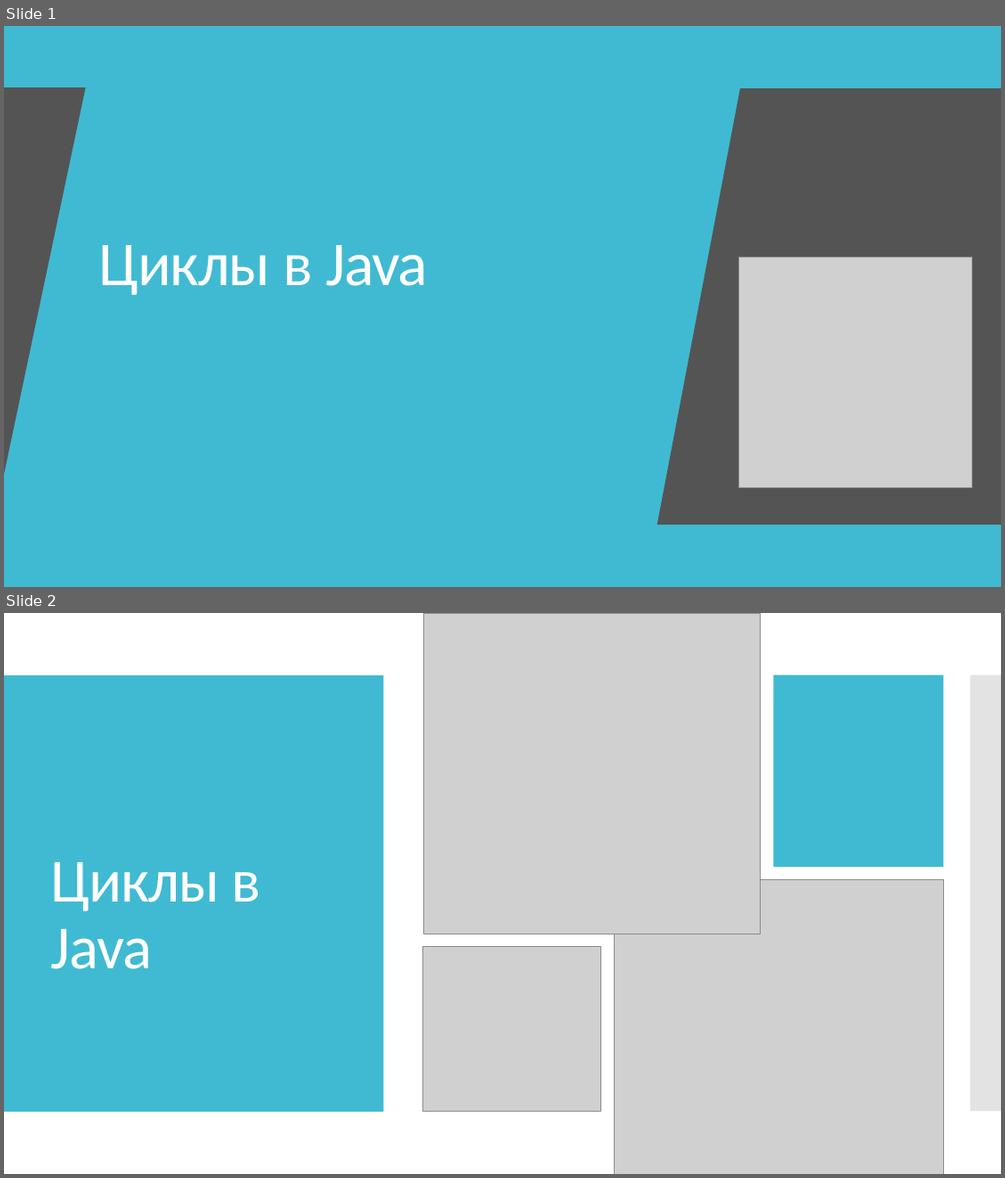
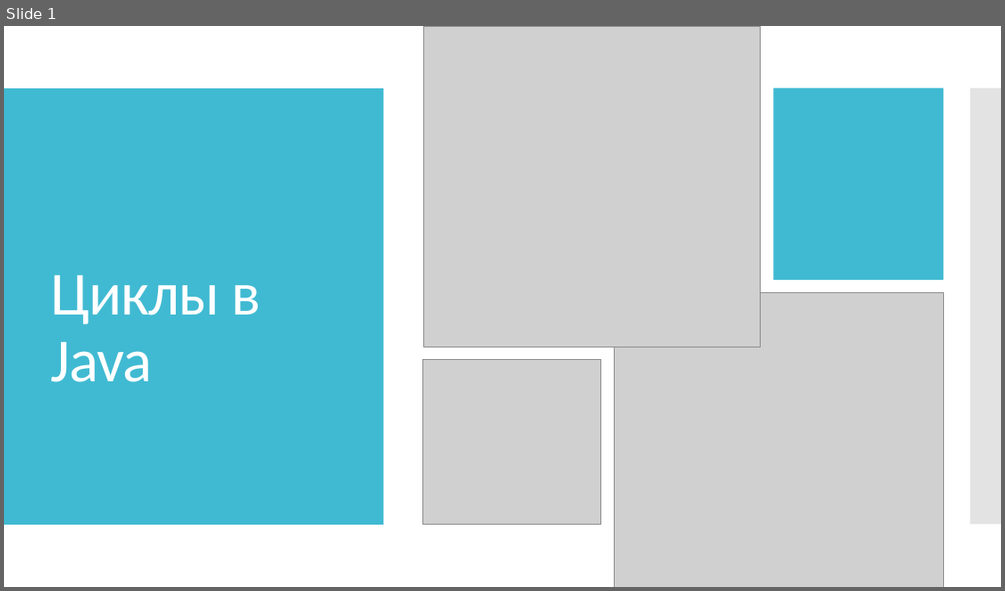
Before and after one commit to IriEfremova/LessonsCube, a slide deck: Samsung/Lesson6/Циклы в Java.pptx. Shown one above the other, each under a label of ours: slides 1 and 2 before the commit, slide 1 after it. The pictures are 1005x1178 and 1005x591 pixels, drawn with LibreOffice and Linux fonts; fonts in the diff are those of the drawing; grey boxes stand for pictures. Boxes give left, top, right and bottom in pixels: in the first picture for what was removed or moved away, otherwise in the second. Text is boxed around its words. In the diff, an @@ line names an element or a change of style, - is before the commit and + after.

```diff
--- a/Samsung/Lesson6/Циклы в Java.pptx
+++ b/Samsung/Lesson6/Циклы в Java.pptx
@@ slide 1 removed at box(4, 26, 1001, 587), background #454545; not listed: 2 template elements that a slide beside it also shows @@
@@ rectangle removed at box(4, 26, 1001, 587) @@
@@ freeform shape removed at box(4, 87, 86, 475) @@
@@ freeform shape removed at box(657, 88, 1001, 524) @@
@@ title removed at box(99, 245, 428, 295) @@
-Циклы в Java
@@ picture removed at box(739, 257, 972, 487) @@
@@ what was slide 2 is now slide 1 @@
```
Also in this commit, not shown: 1 slide changed, 8 slides added.
